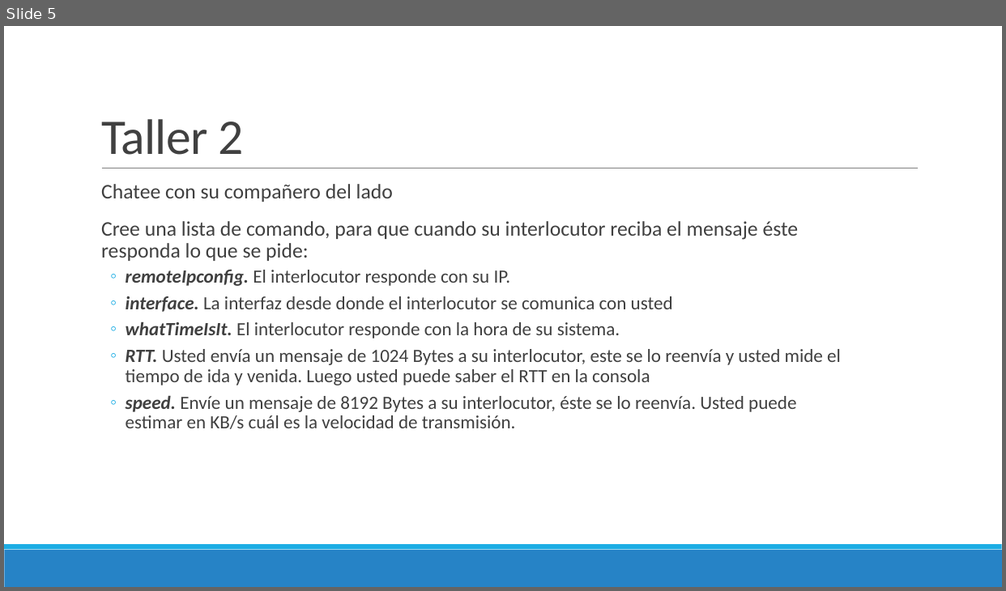
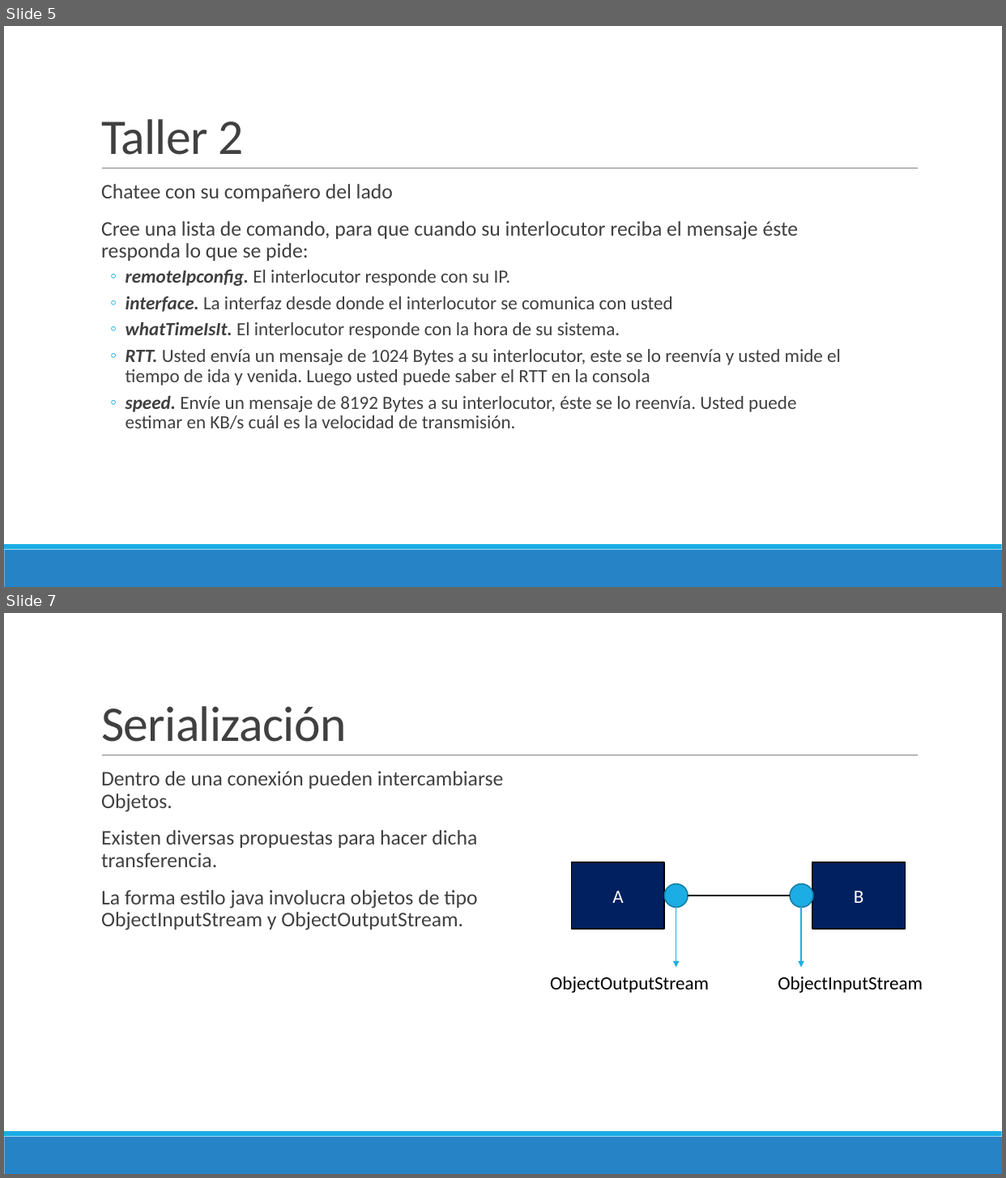
Before and after one commit to Domiciano/ProgramacionEnRed191, a slide deck: Semana 4/Presentación.pptx. Shown one above the other, each under a label of ours: slide 5 before the commit, slides 5 and 7 after it; the slides between them are not shown. The pictures are 1006x591 and 1006x1178 pixels, drawn with LibreOffice and Linux fonts; fonts in the diff are those of the drawing. Boxes give left, top, right and bottom in pixels: in the first picture for what was removed or moved away, otherwise in the second. Text is boxed around its words. In the diff, an @@ line names an element or a change of style, - is before the commit and + after.

```diff
--- a/Semana 4/Presentación.pptx
+++ b/Semana 4/Presentación.pptx
@@ slide 7 added at bbox=[4, 613, 1002, 1174], background #FFFFFF; not listed: 3 template elements that a slide beside it also shows @@
@@ title added at bbox=[101, 706, 346, 742], 48 pt, text #404040 @@
+Serialización
@@ text added at bbox=[101, 771, 503, 931], 20 pt, text #404040 @@
+  Dentro de una conexión pueden intercambiarse Objetos.
+  Existen diversas propuestas para hacer dicha transferencia.
+  La forma estilo java involucra objetos de tipo ObjectInputStream y ObjectOutputStream.
@@ rectangle added at bbox=[572, 863, 664, 929], fill #002060, outline #000000 1.25 pt, 18 pt, text #FFFFFF @@
+A
@@ rectangle added at bbox=[812, 863, 906, 929], fill #002060, outline #000000 1.25 pt, 18 pt, text #FFFFFF @@
+B
@@ ellipse added at bbox=[664, 884, 688, 907], fill #1CADE4, outline #1580A9 1.25 pt @@
@@ line added from (688, 896) to (790, 896), #000000 1 pt @@
@@ ellipse added at bbox=[790, 884, 813, 907], fill #1CADE4, outline #1580A9 1.25 pt @@
@@ arrow added from (676, 907) to (676, 967), #1CADE4 1 pt @@
@@ arrow added from (801, 907) to (801, 967), #1CADE4 1 pt @@
@@ text added at bbox=[550, 977, 709, 993], 18 pt, text #000000 @@
+ObjectOutputStream
@@ text added at bbox=[778, 977, 923, 993], 18 pt, text #000000 @@
+ObjectInputStream
```
Also in this commit, not shown: 10 other slides added, 2 other files.
